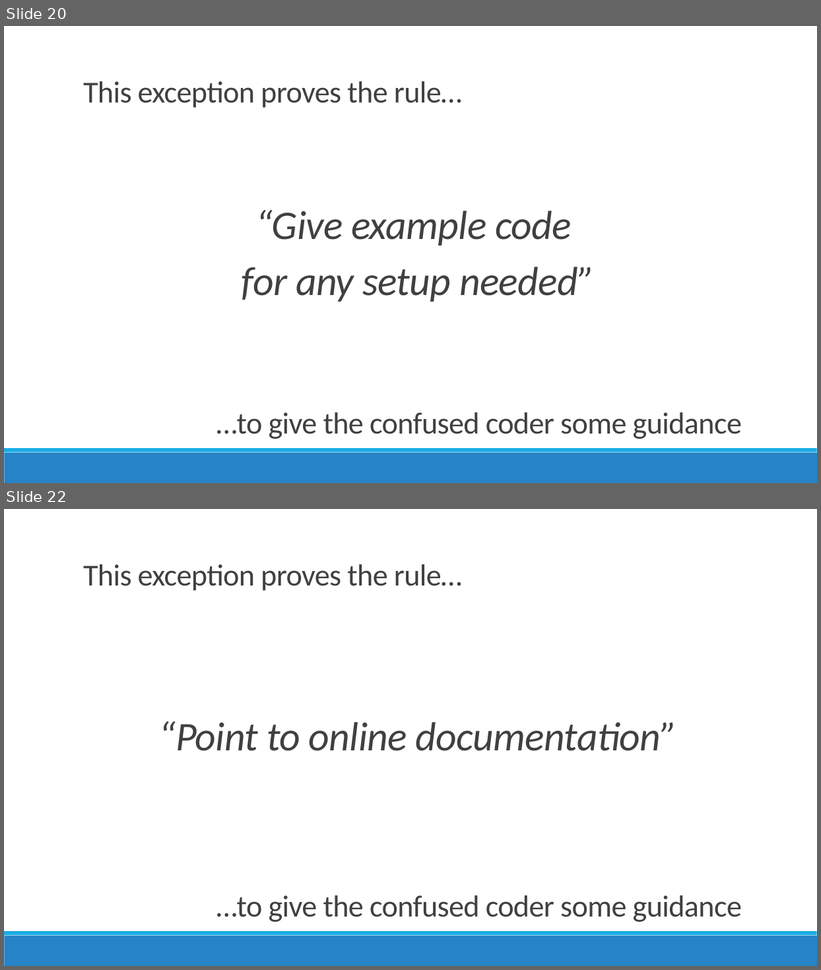
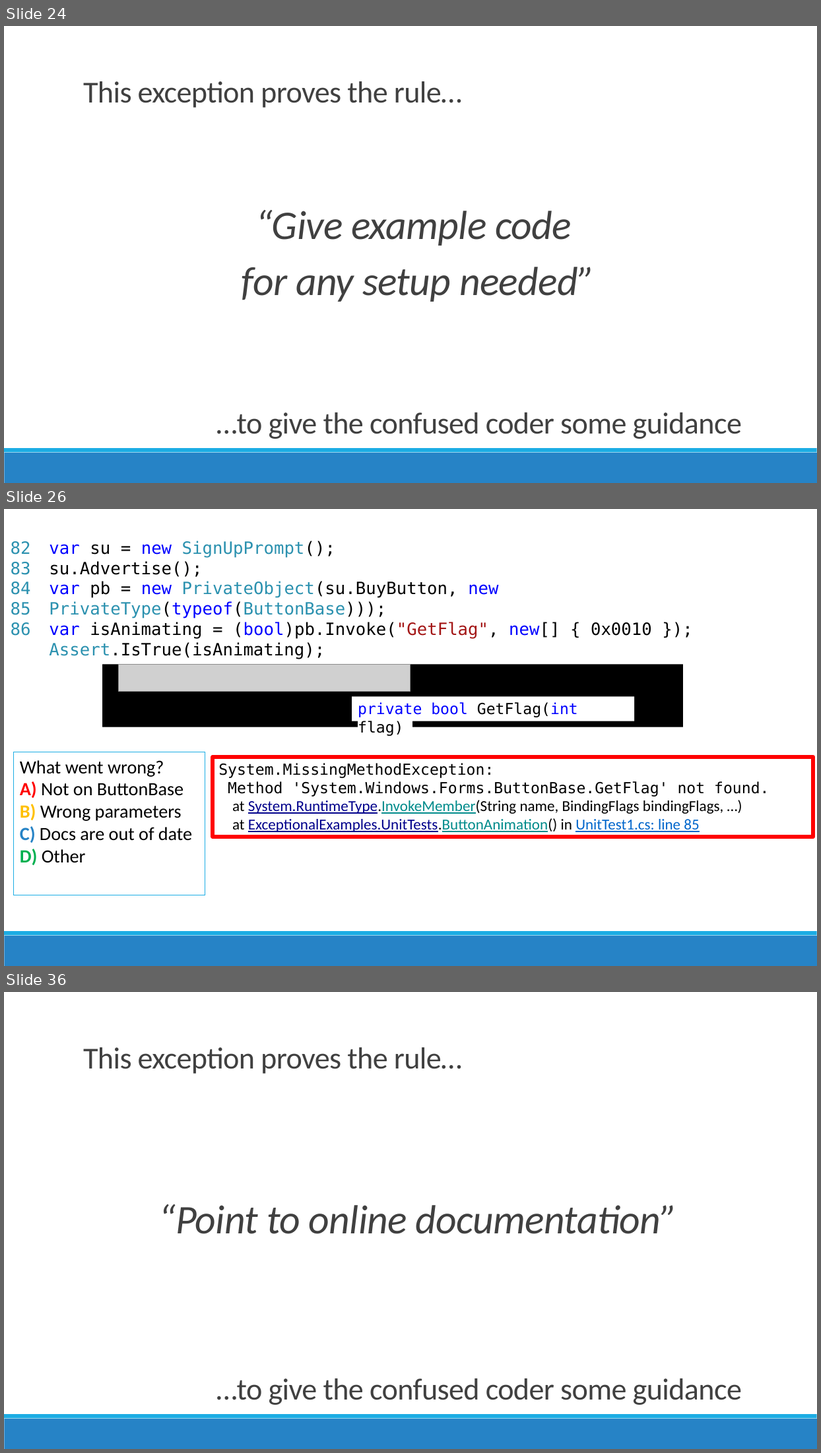
Before and after one commit to jamesrcounts/ExceptionalTalk, a slide deck: Talk.pptx. Shown one above the other, each under a label of ours: slides 20 and 22 before the commit, slides 24, 26 and 36 after it; the slides between them are not shown. The pictures are 821x970 and 821x1453 pixels, drawn with LibreOffice and Linux fonts; fonts in the diff are those of the drawing; grey boxes stand for pictures. Boxes give left, top, right and bottom in pixels: in the first picture for what was removed or moved away, otherwise in the second. Text is boxed around its words. In the diff, an @@ line names an element or a change of style, - is before the commit and + after.

```diff
--- a/Talk.pptx
+++ b/Talk.pptx
@@ slide 26 added at bbox=[4, 509, 817, 966], background #FFFFFF; not listed: 2 template elements that a slide beside it also shows @@
@@ text added at bbox=[11, 541, 31, 636], 20 pt, text #2B91AF @@
+82
+83
+84
+85
+86
@@ text added at bbox=[49, 541, 652, 659], 20 pt, text #000000 @@
+var su = new SignUpPrompt();
+su.Advertise();
+var pb = new PrivateObject(su.BuyButton, new PrivateType(typeof(ButtonBase)));
+var isAnimating = (bool)pb.Invoke("GetFlag", new[] { 0x0010 });
+Assert.IsTrue(isAnimating);
@@ rectangle added at bbox=[102, 665, 683, 727], fill #000000 @@
@@ picture added at bbox=[119, 665, 411, 692] @@
@@ rectangle added at bbox=[352, 697, 634, 722], fill #FFFFFF, 18 pt, text #0000FF @@
+private bool GetFlag(int flag)
@@ rectangle added at bbox=[14, 753, 205, 896], outline #1CADE4 0.75 pt, 22 pt, text #000000 @@
+What went wrong?
+A) Not on ButtonBase
+B) Wrong parameters
+C) Docs are out of date
+D) Other
@@ rectangle added at bbox=[213, 757, 813, 837], outline #FF0000 4.5 pt, 18 pt, text #000000 @@
+System.MissingMethodException:
+Method 'System.Windows.Forms.ButtonBase.GetFlag' not found.
+at System.RuntimeType.InvokeMember(String name, BindingFlags bindingFlags, …)
+at ExceptionalExamples.UnitTests.ButtonAnimation() in UnitTest1.cs: line 85
@@ what was slide 20 is now slide 24 @@
@@ what was slide 22 is now slide 36 @@
```
Also in this commit, not shown: 1 slide changed, 13 other slides added, 3 other files.
